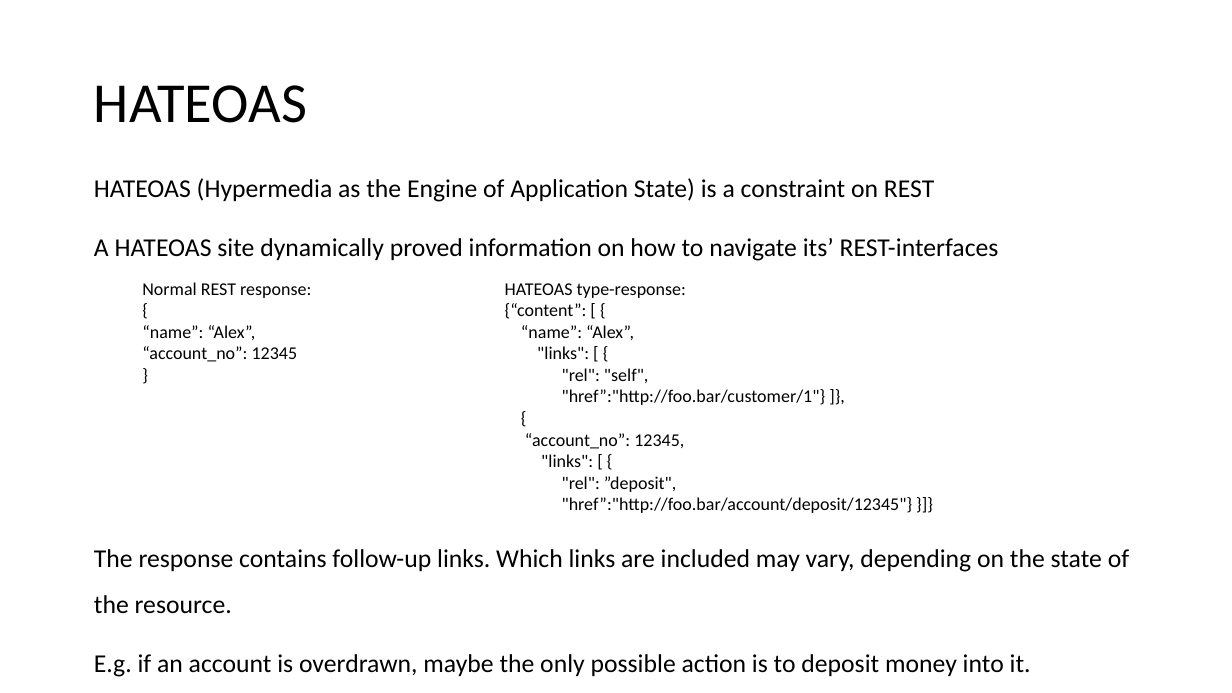
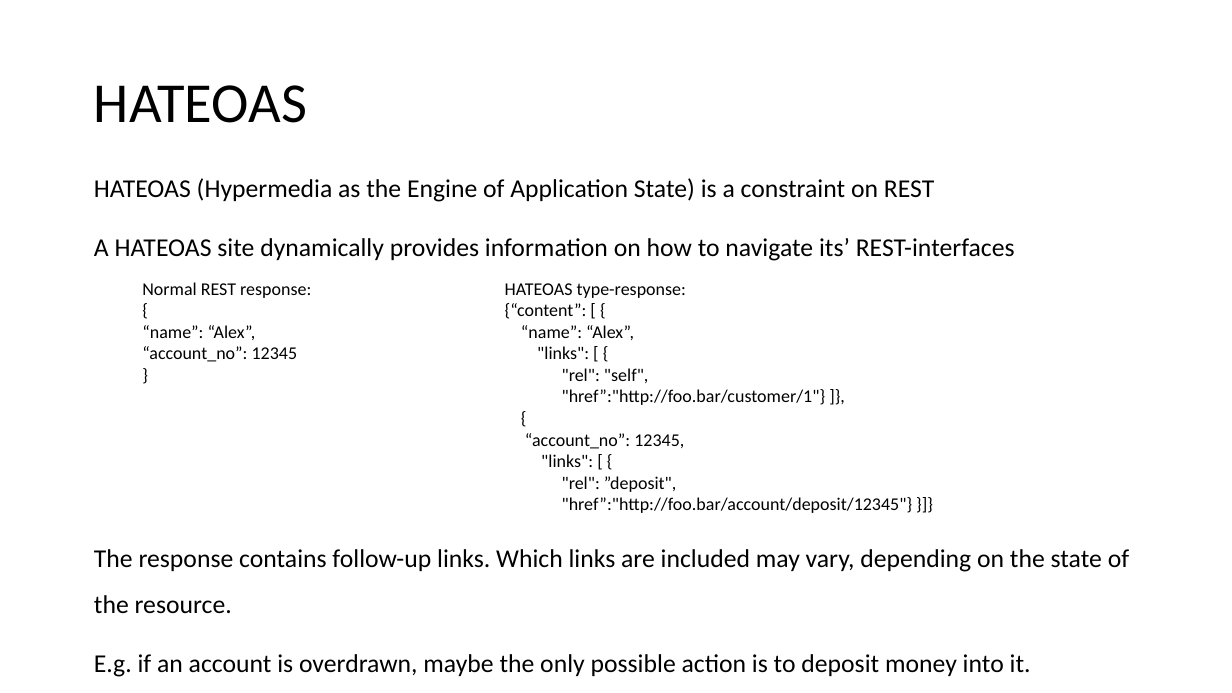
Before and after one commit to aludkiewicz/java_webapp, a slide deck: slide 30 of Webapp_java.pptx (slide 29 before the commit). Drawn at 1232x693 pixels with LibreOffice and Linux fonts; fonts in the diff are those of the drawing. Boxes give left, top, right and bottom in pixels: in the first picture for what was removed or moved away, otherwise in the second. Text is boxed around its words. In the diff, an @@ line names an element or a change of style, - is before the commit and + after.

Commit message:
Updated presentation again :p

```diff
--- a/Webapp_java.pptx
+++ b/Webapp_java.pptx
@@ text at <box>94,238,1015,261</box>: text changed @@
-A HATEOAS site dynamically proved information on how to navigate its’ REST-interfaces
+A HATEOAS site dynamically provides information on how to navigate its’ REST-interfaces
```
Also in this commit, not shown: 2 slides added.
